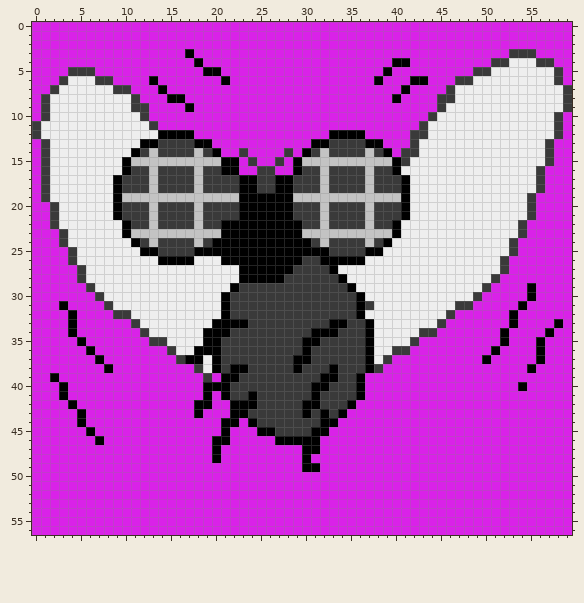
Pixel-art sprite, stored at assets/fly.png. The first picture shows the starting point.
The file is 60x57 pixels.
After:
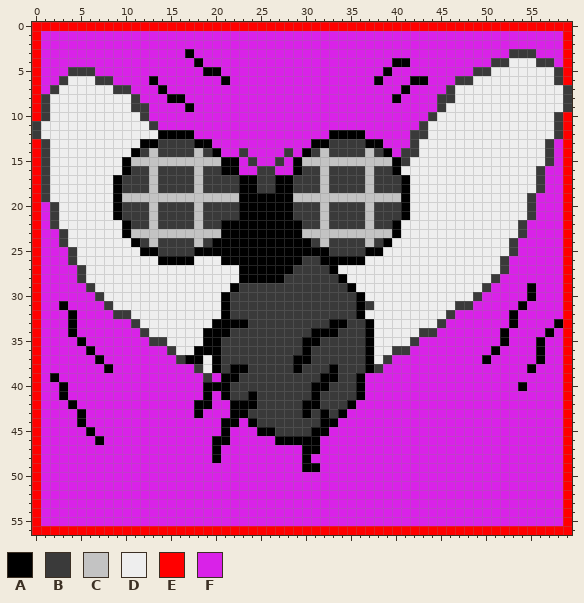
Palette (. is transparent): A #000000  B #3a3a3a  C #c3c3c3  D #eeeeee  E #ff0000  F #d922e8
The edit:
The edit turns colour F into colour E in row 0 at x 0 to 59; in rows 1 to 6 at x 0 and 59; in rows 7 to 9 at x 0; in row 10 at x 0 and 59; in rows 11 to 12 at x 59; in rows 13 to 55 at x 0 and 59.
The edit turns colour F into colour E in row 56 at x 0 to 59.
